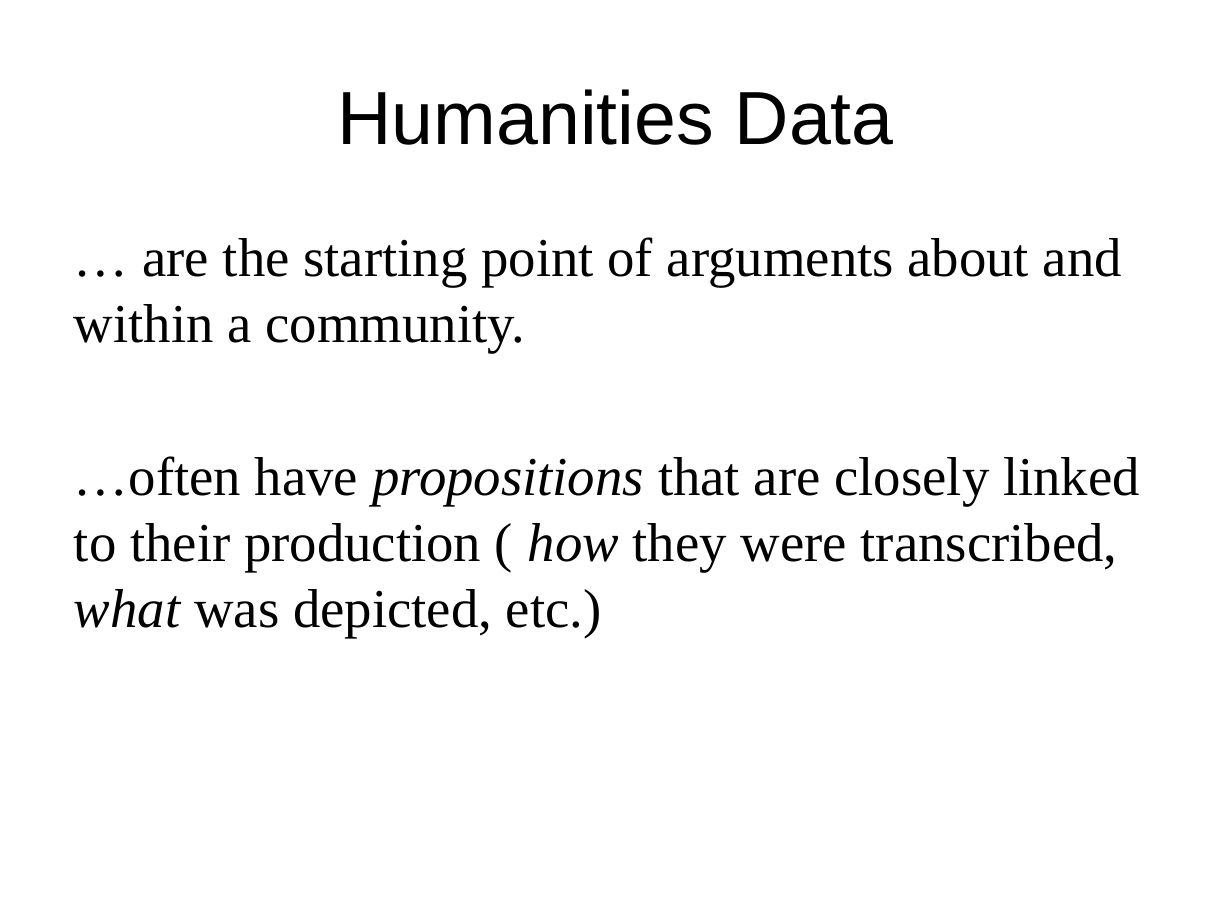
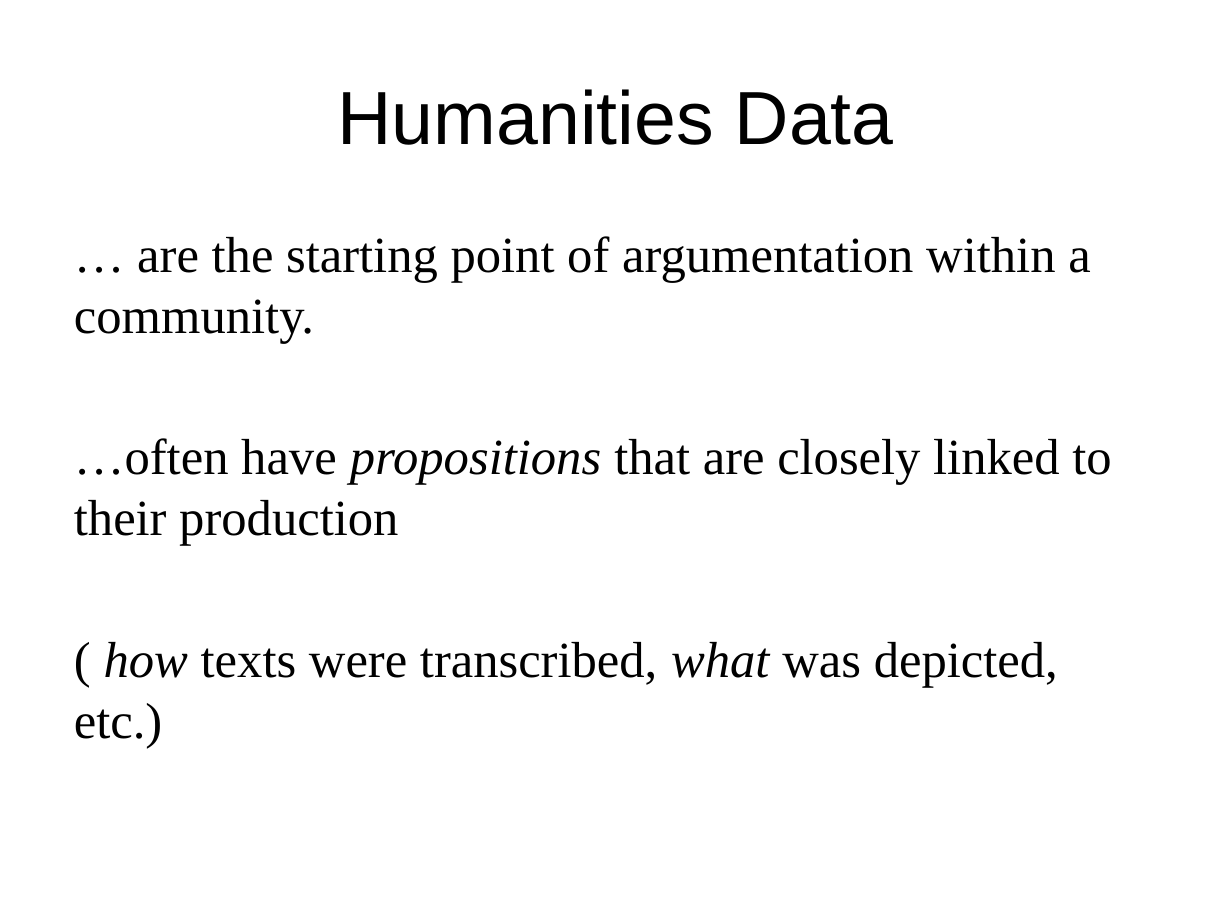
Before and after one commit to DataCurationWorkshop/HongKongCurationWorkshop, a slide deck: slide 12 of Day_1/Lectures/Slides/Day_1_Lecture_Intro.pptx. Drawn at 1232x924 pixels with LibreOffice and Linux fonts; fonts in the diff are those of the drawing; background and template pictures are left out. Boxes give left, top, right and bottom in pixels: in the first picture for what was removed or moved away, otherwise in the second. Text is boxed around its words. In the diff, an @@ line names an element or a change of style, - is before the commit and + after.

```diff
--- a/Day_1/Lectures/Slides/Day_1_Lecture_Intro.pptx
+++ b/Day_1/Lectures/Slides/Day_1_Lecture_Intro.pptx
@@ text at (74,236,1111,748): text changed; size 32 to 29.6 pt @@
-… are the starting point of arguments about and within a community.
-…often have propositions that are closely linked to their production ( how they were transcribed, what was depicted, etc.)
+… are the starting point of argumentation within a community.
+…often have propositions that are closely linked to their production
+( how texts were transcribed, what was depicted, etc.)
```
Also in this commit, not shown: 4 other slides changed, 8 other files.
